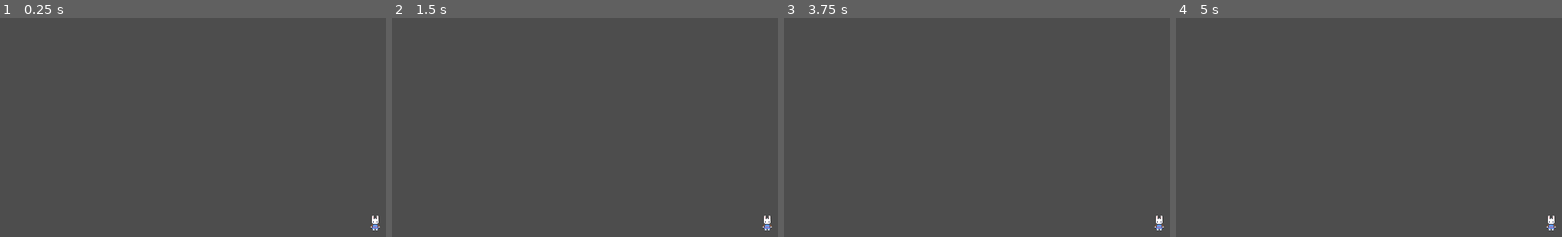
Above: before the commit, frames 1-4 (left to right).
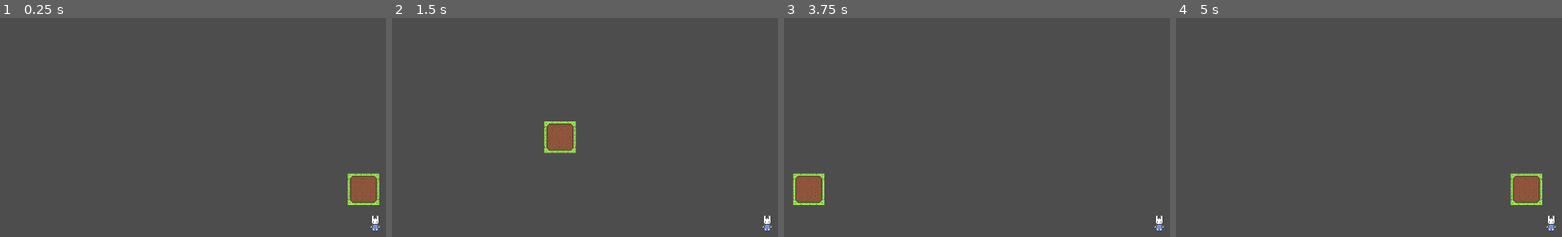
Above: after the commit, the same moments.

Repository: bregre550/bigbeef
Game: Godot game, scene res://Sandbox/01.tscn
Same seed, same stepped clock (60 frames per second), same inputs: the game is played once before the commit and once after it.
Inputs:
- Up to frame 1 (0.25 s): no input
- Up to frame 2 (1.5 s): tap Enter at 0.5 s; hold D (right) 0.53-1.28 s; hold S (down) from 1.28 s (still down)
- Up to frame 3 (3.75 s): release S (down) at 2.03 s; hold D (right) 2.03-2.78 s; tap Space at 2.75 s; hold W (up) 2.78-3.53 s; tap Enter at 3.5 s; hold A (left) from 3.53 s (still down)
- Up to frame 4 (5 s): keep holding A (left)

The runs differ from the first frame. In frame 1, 1.2% of the frame differs, in the area x 90-99%, y 70-86%; in frame 2, 1.2%; in frame 3, 1.2%; in frame 4, 1.2%, in the area x 86-95%, y 70-86%.

Commit message:
player movement working
player movement now works and there is a reference path to see player move

Diff:
--- a/big-beef/Sandbox/01.tscn
+++ b/big-beef/Sandbox/01.tscn
@@ -1,8 +1,13 @@
-[gd_scene load_steps=2 format=3 uid="uid://2rku280p86gm"]
+[gd_scene load_steps=3 format=3 uid="uid://2rku280p86gm"]
 
 [ext_resource type="PackedScene" uid="uid://bepupgc7tk38k" path="res://Player/player.tscn" id="1_qlaxg"]
+[ext_resource type="Texture2D" uid="uid://b5ylcq84oxjeq" path="res://Assets/dirt_path.png" id="2_n3fxd"]
 
 [node name="01" type="Node2D"]
 
 [node name="Player" parent="." instance=ExtResource("1_qlaxg")]
 position = Vector2(602, 323)
+
+[node name="DirtPath" type="Sprite2D" parent="."]
+position = Vector2(584, 262)
+texture = ExtResource("2_n3fxd")
--- a/big-beef/Scripts/player.gd
+++ b/big-beef/Scripts/player.gd
@@ -1,39 +1,16 @@
 class_name Player extends CharacterBody2D
 
-var cardinal_direction : Vector2 = Vector2.DOWN
-const DIR_4 : Array[Vector2] = [Vector2.RIGHT, Vector2.DOWN, Vector2.LEFT, Vector2.UP]
-var direction : Vector2 = Vector2.ZERO
+@export var speed = 400
 
 @onready var sprite: Sprite2D = $Sprite2D
-
-signal DirectionChanged(new_direction : Vector2)
 
 var hp : int = 100
 var max_hp : int = 100
 
-func _ready() -> void:
-	pass
+func get_input():
+	var input_direction = Input.get_vector("left", "right", "up", "down").normalized()
+	velocity = input_direction * speed
 
-func _process(_delta : float) -> void:
-	direction = Vector2(
-		Input.get_axis("left", "right"),
-		Input.get_axis("up", "down")
-	).normalized()
-
-func _physics_process(_delta: float) -> void:
+func _physics_process(delta: float) -> void:
+	get_input()
 	move_and_slide()
-	print(position.x, global_position.y)
-
-func SetDirection() -> bool:
-	if direction == Vector2.ZERO:
-		return false
-
-	var direction_id : int = int(round((direction).angle() / TAU * DIR_4.size()))
-	var new_direction = DIR_4[direction_id]
-	if new_direction == cardinal_direction:
-		return false
-
-	cardinal_direction = new_direction
-	DirectionChanged.emit(new_direction)
-
-	return true
